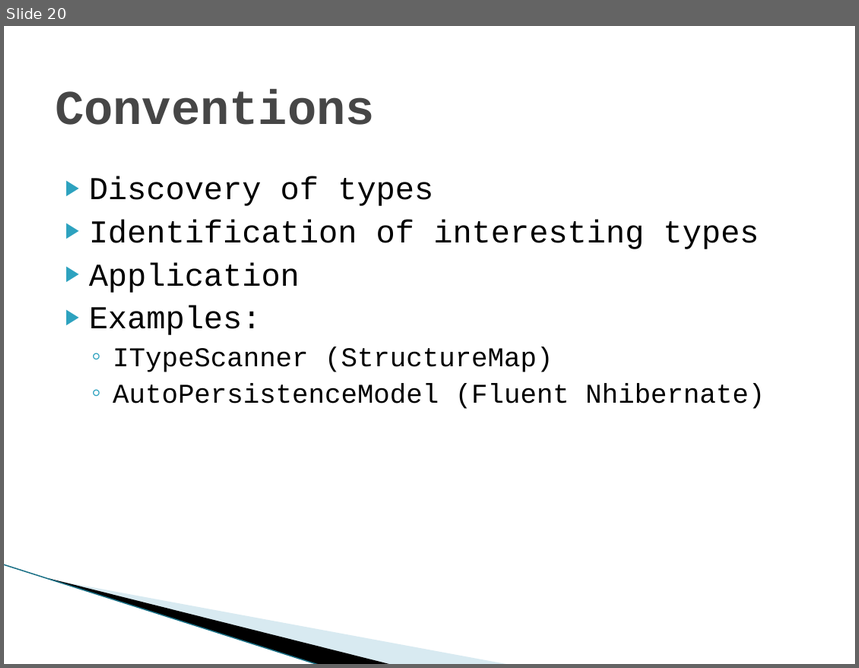
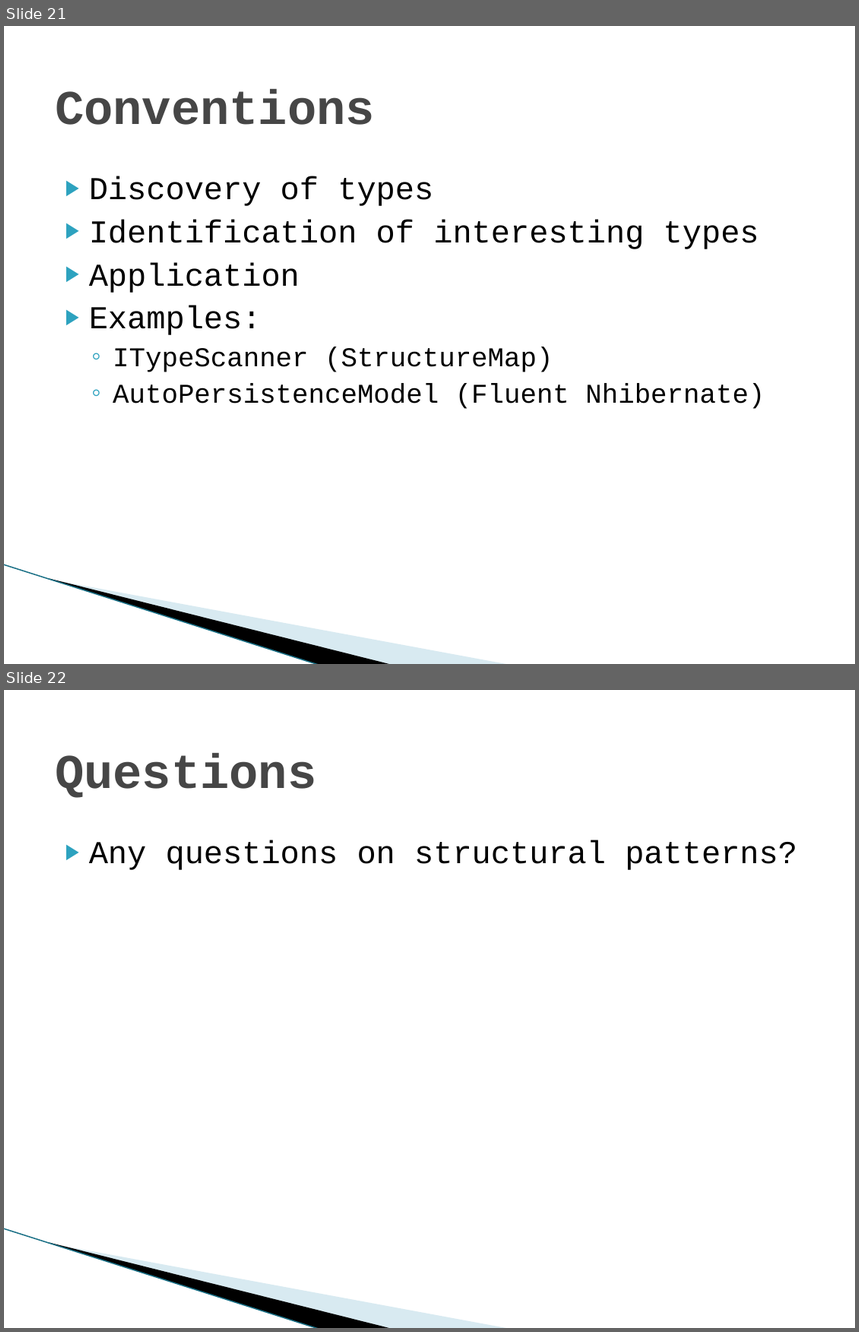
Before and after one commit to diabluchanskyi/pablo, a slide deck: presentations/chadmyers/InternalDSLs/doc/Internal Domain-specific Languages in CSharp.pptx. Shown one above the other, each under a label of ours: slide 20 before the commit, slides 21 and 22 after it. The pictures are 859x668 and 859x1332 pixels, drawn with LibreOffice and Linux fonts; fonts in the diff are those of the drawing; background and template pictures are left out. Boxes give left, top, right and bottom in pixels: in the first picture for what was removed or moved away, otherwise in the second. Text is boxed around its words. In the diff, an @@ line names an element or a change of style, - is before the commit and + after.

```diff
--- a/presentations/chadmyers/InternalDSLs/doc/Internal Domain-specific Languages in CSharp.pptx
+++ b/presentations/chadmyers/InternalDSLs/doc/Internal Domain-specific Languages in CSharp.pptx
@@ slide 22 added at (4,690,855,1328), background #FFFFFF; not listed: 3 template elements that a slide beside it also shows @@
@@ title added at (55,753,316,798), 41 pt, text #464646, bold @@
+Questions
@@ text added at (89,840,797,870), 27 pt, text #000000 @@
+▶ Any questions on structural patterns?
@@ what was slide 20 is now slide 21 @@
```
Also in this commit, not shown: 7 other slides added, 3 slides removed, 10 other files.
